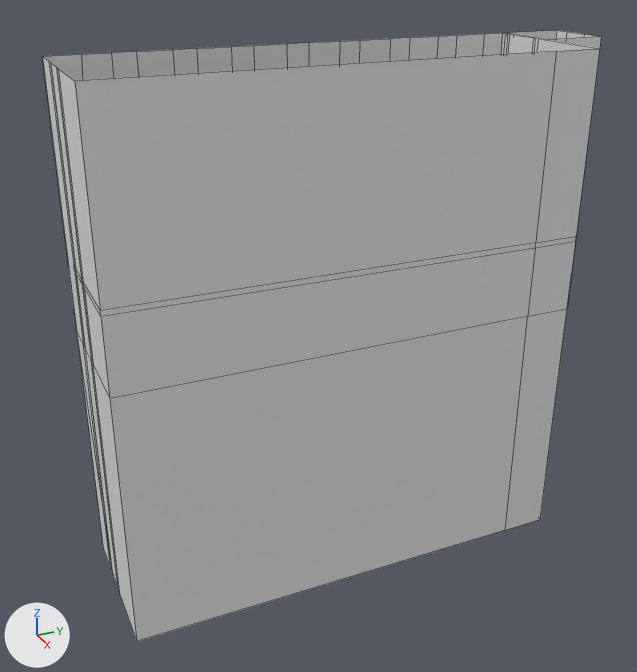
The OBJ model Assets/Models/room2.obj, before and after one commit.
The view is the same before and after, from a camera (50 mm lens) standing at (22.0, -4.0, 10.8) and looking at (-0.7, 6.2, -0.6). The axes (+X, +Y, +Z) are drawn at lower left. The lights are the same throughout. Mesh edges are drawn as thin lines. Where no turn or scale is listed for an object, it has been applied to the vertices.

The first picture shows 'room2'.
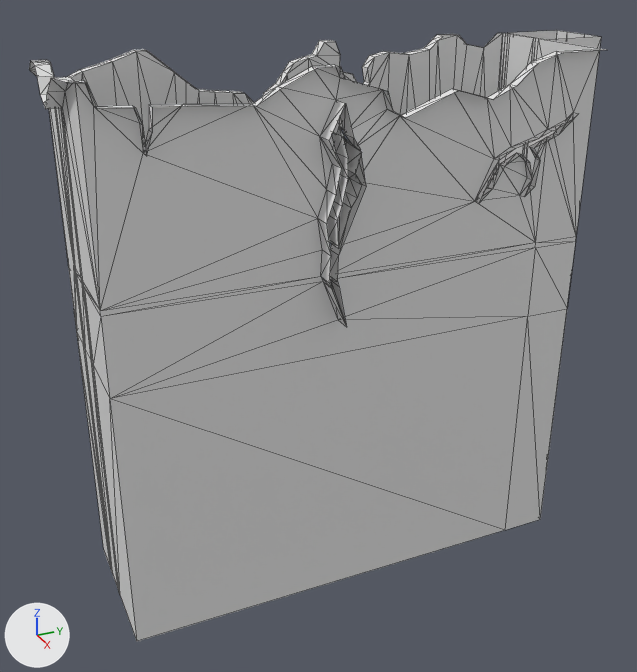
Commit message: room 2 updates

Pixel boxes [x1, y1, x2, y2] of what changed, in the pictures (637 x 672 px):
'room2', reshaped: before [42, 30, 601, 641]; after [29, 30, 606, 641]
part 1 of me_room2, added: after [327, 132, 362, 248]
part 2 of me_room2, built on: before [42, 33, 503, 343]; after [29, 33, 606, 398]

The change in detail:
me_room2 is used by ob_room2; location (0.0, 0.0, 0.0).
me_room2 had 192 vertices, 143 faces and spanned x -2.9..1.8, y -0.7..15.8, z -8.1..7.9.
me_room2 now has 475 vertices, 732 faces and spans x -3.2..2.5, y -1.1..15.8, z -8.1..7.9.
me_room2 part 1: a new loose piece of 24 vertices spanning x 1.8..2.5, y 5.3..6.0, z 3.4..6.3.
me_room2 part 2: 19 vertices removed from x -2.9..-0.4, y -0.7..13.0, z 7.9; 278 vertices added at x -3.2..2.3, y -1.1..13.7, z 1.0..7.9.
